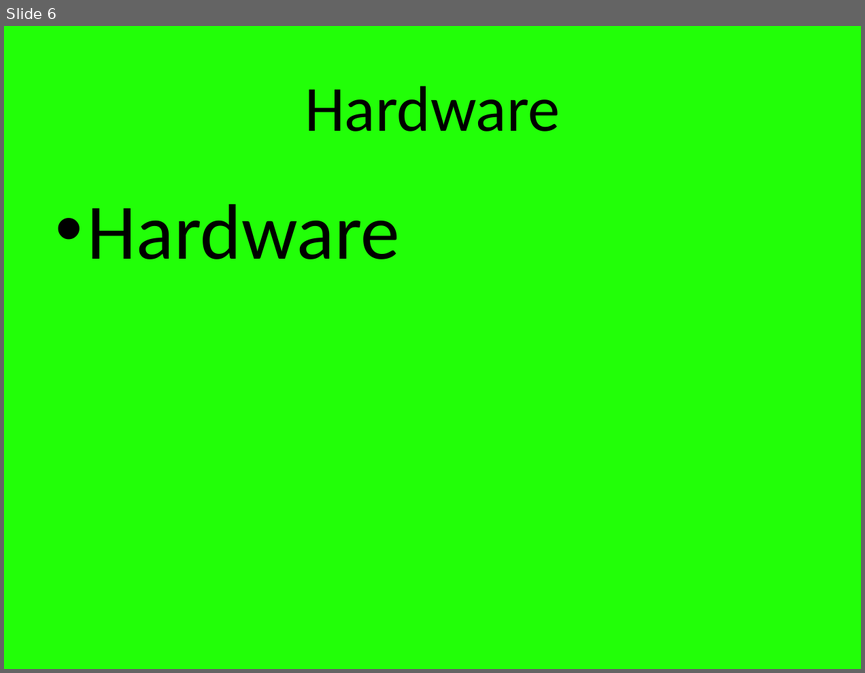
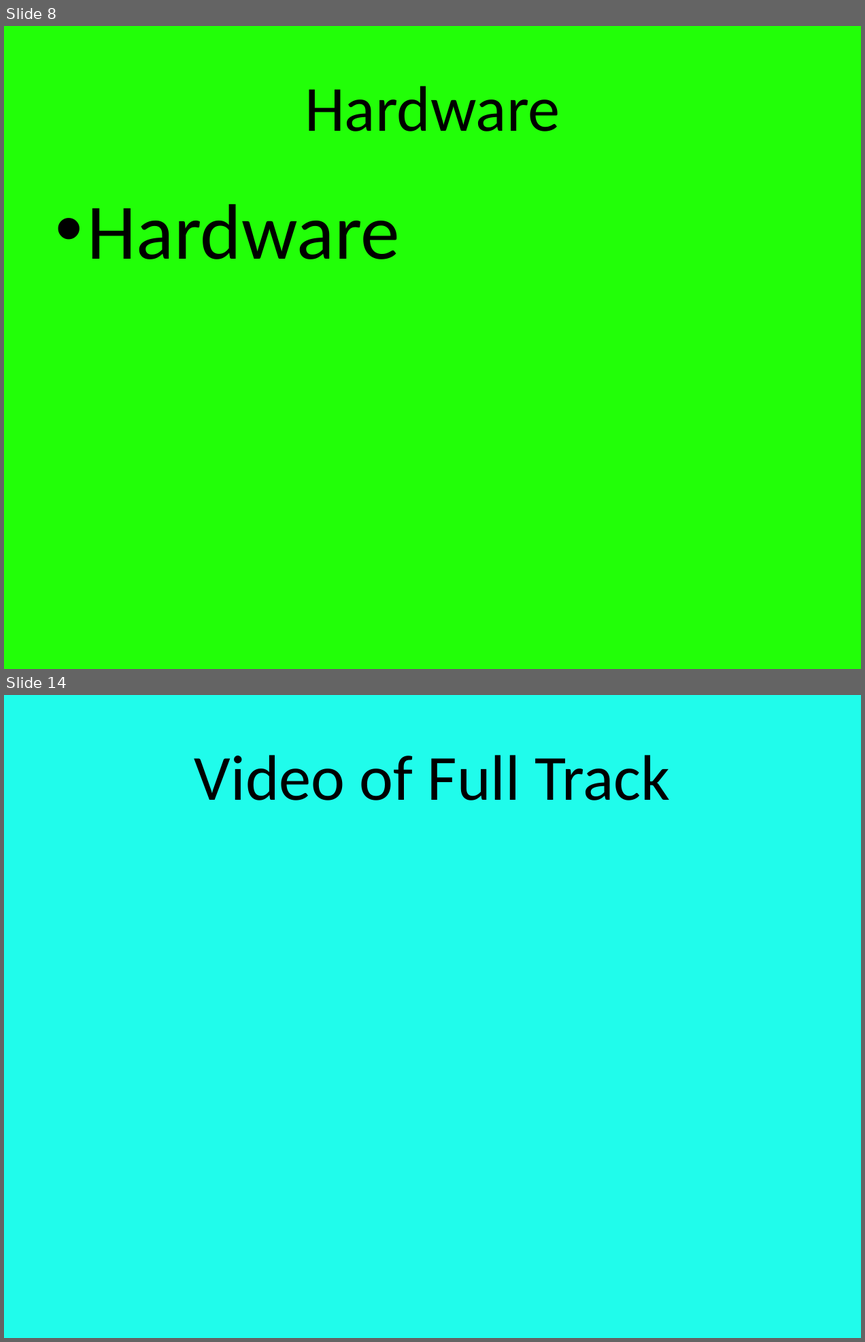
Before and after one commit to jwarshaw/RaspberryDrive, a slide deck: PowerPoint - Raspberry Drive.pptx. Shown one above the other, each under a label of ours: slide 6 before the commit, slides 8 and 14 after it; the slides between them are not shown. The pictures are 865x673 and 865x1342 pixels, drawn with LibreOffice and Linux fonts; fonts in the diff are those of the drawing. Boxes give left, top, right and bottom in pixels: in the first picture for what was removed or moved away, otherwise in the second. Text is boxed around its words. In the diff, an @@ line names an element or a change of style, - is before the commit and + after.

```diff
--- a/PowerPoint - Raspberry Drive.pptx
+++ b/PowerPoint - Raspberry Drive.pptx
@@ slide 14 added at (4, 695, 861, 1338), background #20FCEB @@
@@ title added at (194, 755, 670, 800), 54 pt, text #000000 @@
+Video of Full Track
@@ what was slide 6 is now slide 8 @@
```
Also in this commit, not shown: 6 slides changed, 6 other slides added, 1 other file.
